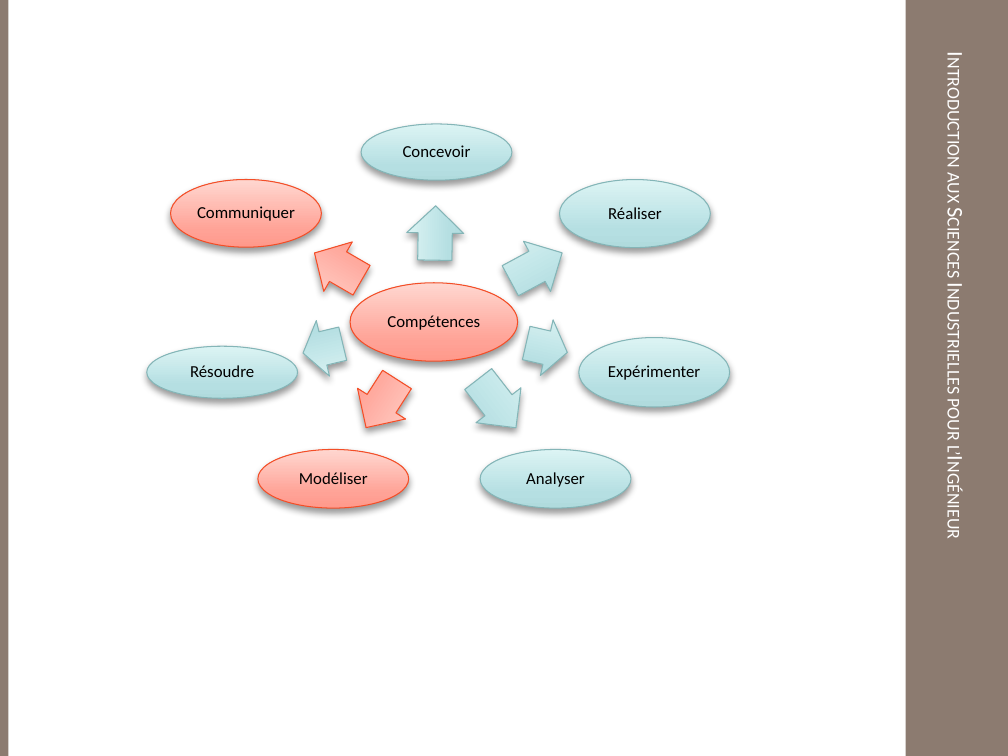
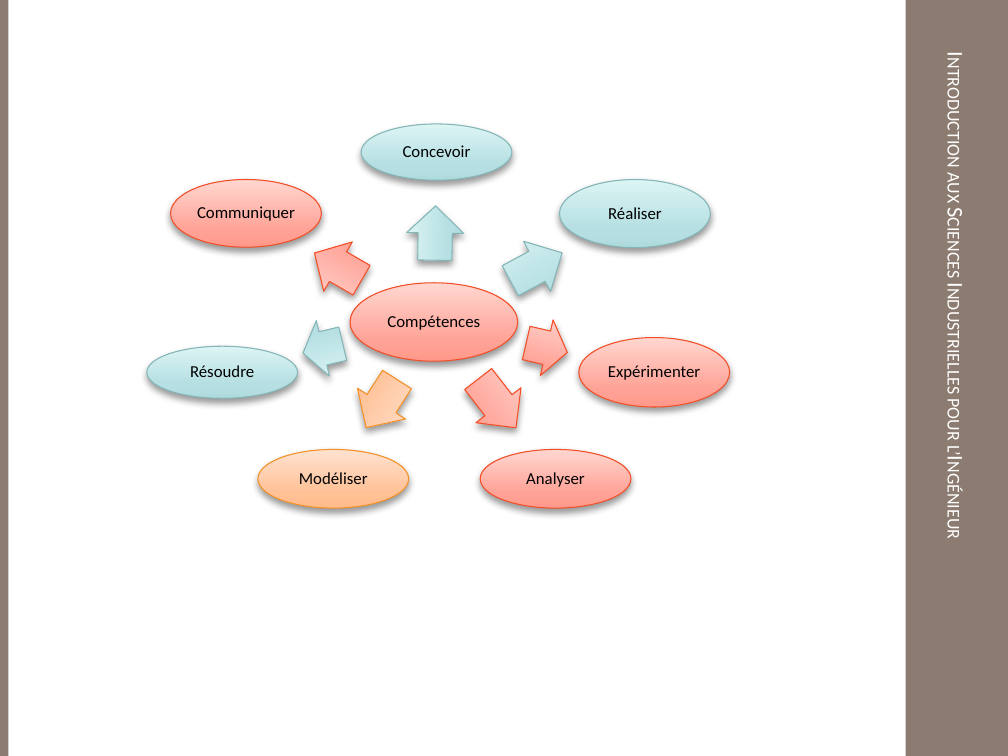
Before and after one commit to xpessoles/TP_Documents, a slide deck: slide 2 of Ressources/Ecarts.pptx. Drawn at 1008x756 pixels with LibreOffice and Linux fonts; fonts in the diff are those of the drawing; background and template pictures are left out. Boxes give left, top, right and bottom in pixels: in the first picture for what was removed or moved away, otherwise in the second. Text is boxed around its words. In the diff, an @@ line names an element or a change of style, - is before the commit and + after.

```diff
--- a/Ressources/Ecarts.pptx
+++ b/Ressources/Ecarts.pptx
@@ right arrow at box(342, 364, 421, 443): fill gradient #FF9A8C to #FFA397 to #FFD6D2 to gradient #FFBC8C to #FFC297 to #FFE3D2; outline #F34E27 0.75 pt to #F39227 0.75 pt @@
@@ ellipse at box(258, 450, 409, 508): fill gradient #FF9A8C to #FFA397 to #FFD6D2 to gradient #FFBC8C to #FFC297 to #FFE3D2; outline #F34E27 0.75 pt to #F39227 0.75 pt @@
@@ fill gradient #B1DCDD to #B6E0E2 to #DCF3F4 to gradient #FF9A8C to #FFA397 to #FFD6D2; outline #84B5B6 0.75 pt to #F34E27 0.75 pt in 4 elements at box(520, 316, 574, 381), box(579, 338, 730, 407), box(456, 362, 539, 446), box(480, 450, 631, 508) @@
```
Also in this commit, not shown: 1 other slide changed, 1 other file.
